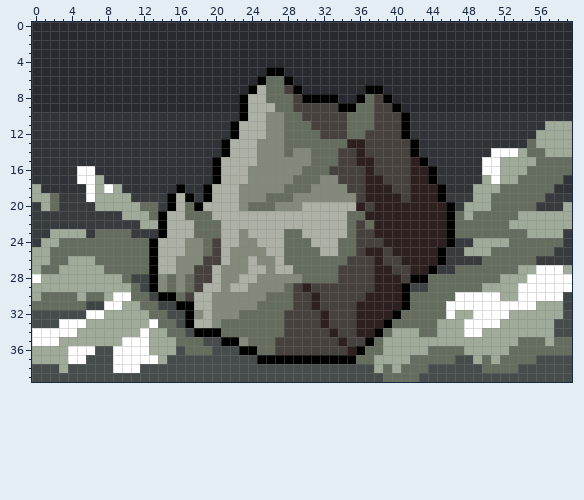
Two states of a pixel-art sprite, WorldBuilders/img/weapons/prime_wb_mold.png. That is the earlier state.
The file is 60x40 pixels. Colours within 5 levels of each other are drawn and written as one.
After the commit:
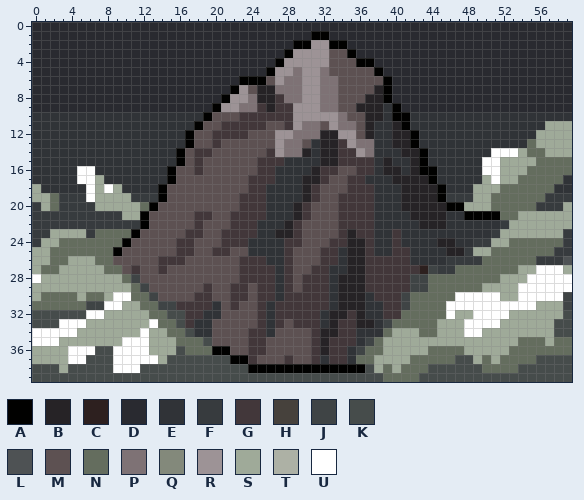
Palette (. is transparent): A #010100  B #262326  C #2d201f  D #292a30  E #303337  F #373b3e  G #42373a  H #46413c  J #3f4445  K #464c4b  L #4e5254  M #5d5152  N #646d5e  P #7e7275  Q #83897b  R #9d9396  S #9faa99  T #adb1a5  U #ffffff
Diff:
y 1: x 31..32 DD -> AA
y 2: x 29..34 DDDDDD -> AARRAA
y 3: x 28..35 DDDDDDDD -> ARRRRMMA
y 4: x 27..37 DDDDDDDDDDD -> ARRRRRMMMAA
y 5: x 27..38 ADDDDDDDDDDD -> RRPRRPMMMMMA
y 6: x 23..24 DD -> AA; x 26..39 NNADDDDDDDDDDD -> MRPPRRPPMMMMMA
y 7: x 22..39 DDATNNHADDDDDDDAAD -> ARMBBPPPRRPPMMMMBA
y 8: x 21..38 DDATTNNNHAAAADDANH -> ARRPBBGPPRRPPMMMBB
y 9: x 20..39 DDDATTTNNHHHHHAANNHH -> ARRPPGBGGRRRPPMMBBBE
y 10: x 19..40 EEEEATTQQNNHHHHHNNNHHH -> AMMMGGGGGGRRRRRPMMBBEA
y 11: x 18..40 EEEEATTTQQNNNHHHHNNNHHH -> AMMGGGGGMMGRPPMRPPMBEEB
y 12: x 17..42 EEEEEATTTQQNNNNHHHNNHHHHAE -> AMMGGGGMMMRRPPPBBRRMBEEBBA
y 13: x 17..41 EEEEATTTQQQNNNNNNNCCHHHHH -> AMMGMMMMMMRPPMEBBGRPPEEBB
y 14: x 16..43 EEEEEATTTQQQNQQNNNHHCHHHHHAE -> AMGGMMMMMMGRPPBEBBGGRPEEEBBA
y 15: x 16..42 EEEEATTTTQQQQQQNNNHHCCHHHHC -> AMGMMMMMMGGGEEEEBBGGGGEBEEB
y 16: x 15..43 EEEEEATTTQQQQQQNNNHHHHCHHHHCC -> AMMGMMMMMMGGEEEEBGGMMGGEBBEBA
y 17: x 15..43 EEEEEATTTQQQQQNNNQQHHHCCHHHCC -> AMMMMMMMMGGGEEEBBGMMGGEEEBBBB
y 18: x 14..44 EEAEEATTTQQQQQNNNQQQQHHCCCHHCCC -> AMMMMMMMMMGGEEEEBGMMMGGGEEEBBBB
y 19: x 14..44 FATAFATTTQQQNNNQQQQQQQHCCCCHCCC -> AMMMMMMMMGGGEEEEBGMMGGGGEEEBBBB
y 20: x 13..45 NFATNATTTTQNNNQQQTTTTTTCHCCCCCCCC -> AMMMMMMMMMGGGEEEBGMMMGGGGEEEBBBBB; x 47 F -> A
y 21: x 12..51 SNATTNNNTTTTTTTTTTTTTTTNNCCCCCCCCCANSNNN -> AMMMMMGGMMGGGGEEEBGMMMGGGGEEEEBBBBEEAAAA
y 22: x 12..52 SSATTTNNNTTTTTTTTTTTTTTNHNCCCCCCCCANNNNNN -> AMMMMMGMMMGGGEEEBGMMMMGGGGEEEEEBBBEEEEEEF
y 23: x 11..54 FFFATTTNNNTTQTTTTNNTTTTTNHHCCCCCCCCANNNNNNNN -> AMMMMMGGMMGGGGEEBBGMMMMGBGGEEGEEEEEEEEEEFSSS
y 24: x 10..50 NNNATTTQQNHTTQQTTTNNNTTTNNHHHCCCCCCCAFFSS -> AMMMMMGGMMMGGGEEEEGGMMMGGBBGEEGEEEEBBEEFF
y 25: x 9..48 NNNNATTTQQNHTQQQQTTNNNNTTNNHCCHCCCCCAFFS -> AMMMMMMGGMMGGMMEEEEGMMMGGEBBGEEGGEEEEBBF
y 26: x 9..45 NNNNATTQQQHHTQQTQQTNNNNNNNHHHCHHCCCCA -> MMMMMGGGMMMMMMGGGEEGMMMGGEBBGGGGGEEEE; x 59 F -> L
y 27: x 10..42 NNNATTQQHHTQQQTTQTTNNNNNHHHHCCHHC -> MGMMGMMMMMMMMGGGGEGMMGGEEBBGGGGGG; x 44 A -> J
y 28: x 12..43 JAQNQNHHTQQTTQQQQQNNNNHHHHCCCHAA -> MMMMMMMMMMMGGGGEGMGGGEBBBGGGGGJJ
y 29: x 13..41 AQNQNHTTQTTQQQQNHCHHHHHHHCCCA -> MMMMMMGMMGGMGGEGMGGGEBBBGGGGG
y 30: x 14..41 AANHTTQQQQQQNNNHHCHHHHHCCCCA -> MMMMGGMMGGMGGEGGGGGEBBBEGGGJ
y 31: x 16..41 AATTQQQQQNNNNHHCHHHHCCCCCA -> GGGGEMGMMGEGGGGGGEBBBEEGGJ
y 32: x 17..40 AQTQQQNNNNNHHHHCHHHCCCCA -> GGEEMMMMGEGGGGGEBBGBEEGG
y 33: x 17..39 ATTQNNNNNNNHHHHCHHHCCCA -> GEEMMMMMGEGMGGGEBGGBBEJ
y 34: x 18..38 AAANNNNNNNHHHHHCHHCCA -> EEMMMMGGEMMMMGBBGGEEE
y 35: x 20..37 KAAQNNNHHHHHHHCHHA -> MMMMGGMMMMMGBGGGEJ
y 36: x 20..36 KKKAANNHHHHHHHHCA -> AAMMGGMMMMMGBGGEJ
y 37: x 22..35 KKKAAAAAAAAAAA -> AAGMMMGMMGEGGE
y 38: x 24..36 KKKKKKKKKKKKK -> AAAAAAAAAAAAA
Where, in picture pixels (left, top, right, bottom), the same in both pictures:
changed: (113, 31, 572, 373)
